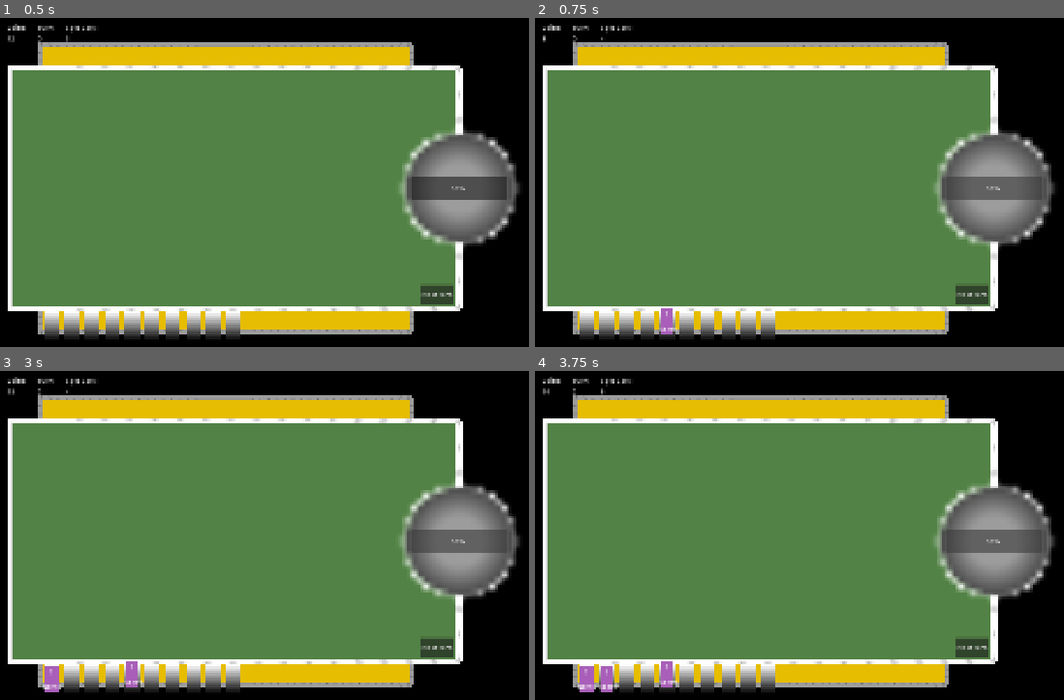
Above: before the commit, frames 1-4 (two rows, left to right).
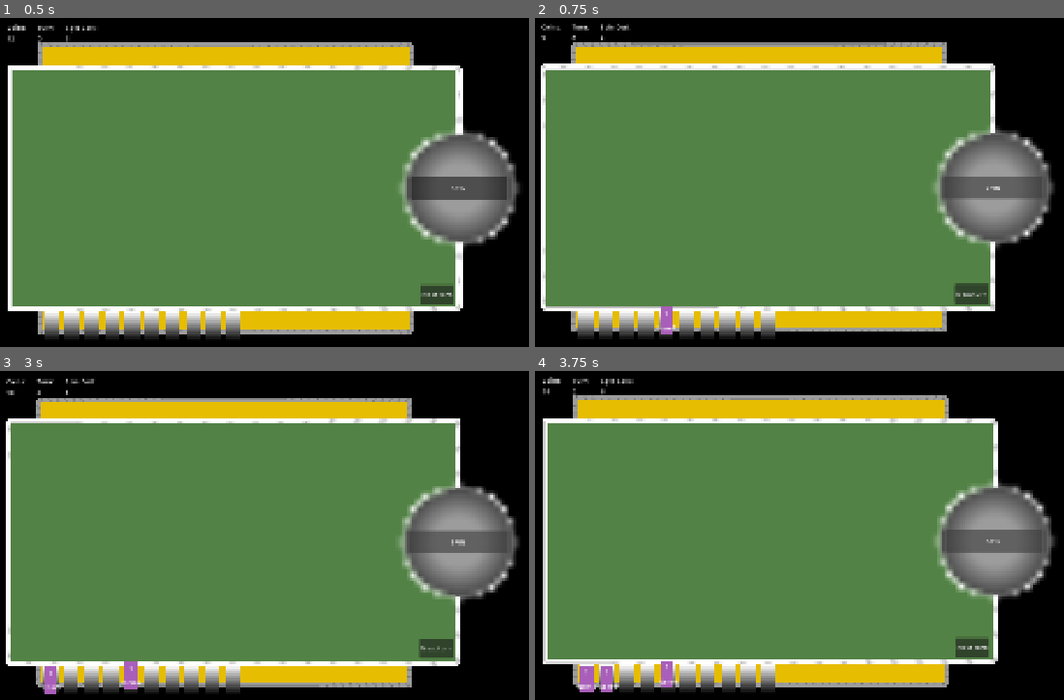
Above: after the commit, the same moments.

Repository: ArmanKianian/Untitled
Game: Godot game, scene res://scenes/game.tscn
The game is run twice, just before and just after one commit, with the same random seed, the same clock (stepped at 60 frames per second) and the same inputs.
Inputs:
- Up to frame 1 (0.5 s): no input
- Up to frame 2 (0.75 s): click "SPIN" at 0.5 s
- Up to frame 3 (3 s): click "Next turn" at 1.25 s; click "Next turn" at 2 s; click "SPIN" at 2.75 s
- Up to frame 4 (3.75 s): click "SPIN" at 3.5 s

Frame 1 is identical in both runs. In frame 2, 3.6% of the frame differs, in the area x 1-98%, y 1-98%; in frame 3, 4.5%, in the area x 1-98%, y 1-99%; in frame 4, 1.2%.

Commit message:
Camera  Shake
Added a functionality to shake camera, right now it's called when you click spin button. XD

Diff:
--- a/scenes/game.tscn
+++ b/scenes/game.tscn
@@ -2,6 +2,7 @@
 
 [ext_resource type="PackedScene" uid="uid://dwfrpmk02mafc" path="res://scenes/spinning_wheel.tscn" id="1_80nbo"]
 [ext_resource type="Script" uid="uid://bj4dr8nnahwwh" path="res://scripts/game.gd" id="1_lbhrr"]
+[ext_resource type="Script" uid="uid://crao2hql84nl1" path="res://scripts/camera.gd" id="2_lbhrr"]
 [ext_resource type="Script" uid="uid://cbwy1xbx0js1" path="res://scripts/inventory.gd" id="3_lnu2h"]
 
 [sub_resource type="Gradient" id="Gradient_mwb40"]
@@ -47,6 +48,7 @@
 script = ExtResource("1_lbhrr")
 
 [node name="Camera2D" type="Camera2D" parent="." unique_id=764771987]
+script = ExtResource("2_lbhrr")
 
 [node name="Background" type="Node2D" parent="." unique_id=1655581937]
 
@@ -178,5 +180,7 @@
 
 [node name="cards" type="Node2D" parent="." unique_id=1345714107]
 
+[node name="war_square" type="Node2D" parent="." unique_id=246498192]
+
 [connection signal="pressed" from="UI/Spin_Button" to="." method="_on_spin_button_pressed"]
 [connection signal="pressed" from="UI/End_Turn_button" to="." method="_on_end_turn_button_pressed"]
--- /dev/null
+++ b/scripts/camera.gd
@@ -0,0 +1,35 @@
+extends Camera2D
+
+# --- Camera shake ---
+var shake_intensity: float = 0.0
+var active_shake_time: float = 0.0
+
+var shake_decay: float = 5.0
+
+var shake_time: float = 0.0
+var shake_time_speed: float = 20.0
+
+var noise = FastNoiseLite.new()
+
+func _physics_process(delta: float) -> void:
+	if active_shake_time > 0:
+		shake_time += delta * shake_time_speed
+		active_shake_time -= delta
+
+		offset = Vector2(
+			noise.get_noise_2d(shake_time, 0) * shake_intensity,
+			noise.get_noise_2d(0, shake_time) * shake_intensity,
+		)
+
+		shake_intensity = max(shake_intensity - shake_decay * delta, 0)
+	else:
+		offset = lerp(offset, Vector2.ZERO, 10.5 * delta)
+
+func screen_shake(intensity: int, time: float):
+	randomize()
+	noise.seed = randi()
+	noise.frequency = 2.0
+
+	shake_intensity = intensity
+	active_shake_time = time
+	shake_time = 0.0
--- a/scripts/game.gd
+++ b/scripts/game.gd
@@ -1,6 +1,8 @@
 extends Node2D
 
 const CARD = preload("uid://dlsbf8fn82egx")
+
+@onready var camera: Camera2D = $Camera2D
 
 @onready var inventory: Node2D = $inventory
 @onready var cards: Node2D = $cards
@@ -24,6 +26,7 @@
 	coin.text = str(int(coin.text) + turn_coin_gain)
 
 func _on_spin_button_pressed() -> void:
+	camera.screen_shake(8, 0.2)
 	if int(coin.text) >= int(spin_cost.text):
 		if add_card():
 			coin.text = str(int(coin.text) - int(spin_cost.text))
--- a/scripts/spinning_wheel.gd
+++ b/scripts/spinning_wheel.gd
@@ -26,6 +26,7 @@
 
 # Normalize Chance then pick one random based on weight(chance)
 func pick_weighted_random_item():
+	randomize()
 	var chance_sum: float = 0
 	for item in items:
 		chance_sum += item["chance"]
Not shown, added: scripts/camera.gd.uid
